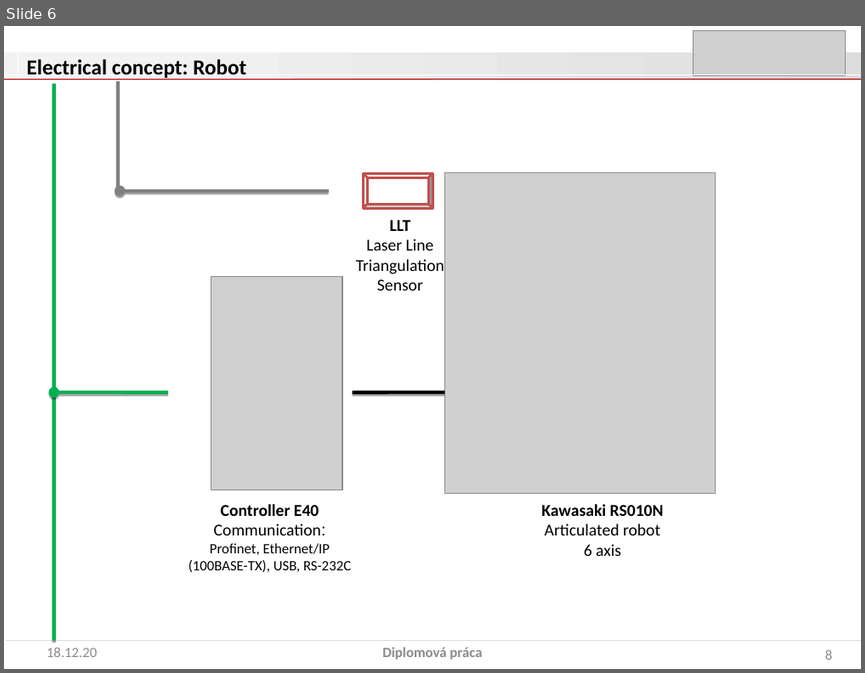
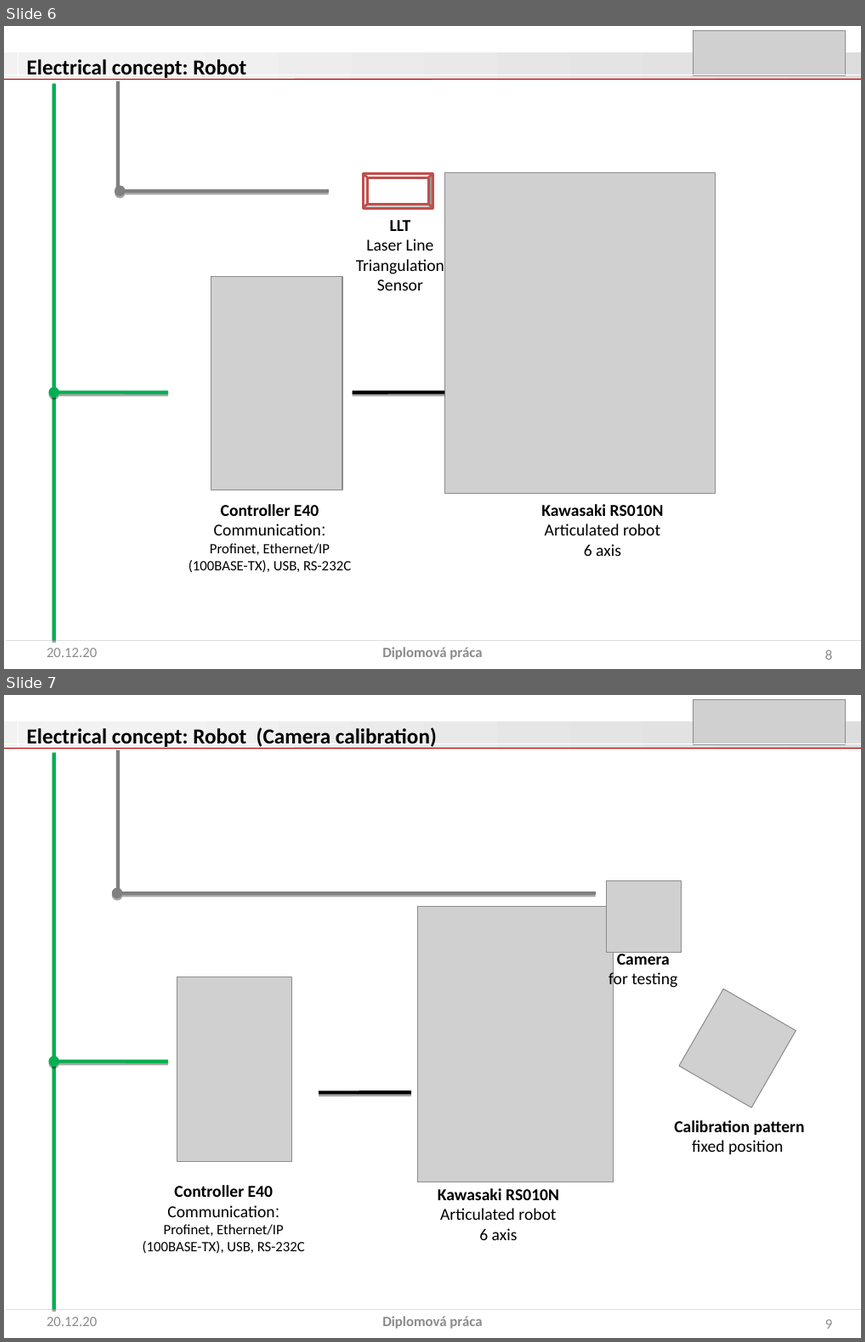
Before and after one commit to Patrik-654123/TSI_LI_Development, a slide deck: Elektricky_koncept_1.pptx. Shown one above the other, each under a label of ours: slide 6 before the commit, slides 6 and 7 after it. The pictures are 865x673 and 865x1342 pixels, drawn with LibreOffice and Linux fonts; fonts in the diff are those of the drawing; grey boxes stand for pictures. Boxes give left, top, right and bottom in pixels: in the first picture for what was removed or moved away, otherwise in the second. Text is boxed around its words. In the diff, an @@ line names an element or a change of style, - is before the commit and + after.

Commit message:
camera calibration slide

```diff
--- a/Elektricky_koncept_1.pptx
+++ b/Elektricky_koncept_1.pptx
@@ slide 7 added at bbox=[4, 695, 861, 1338], background #FFFFFF @@
@@ group added at bbox=[4, 699, 861, 750]: 3 lines, 1 rectangle, 1 picture @@
@@ text added at bbox=[27, 727, 437, 749], 18 pt, text #000000, bold @@
+Electrical concept: Robot (Camera calibration)
@@ line added from (53, 1310) to (53, 753), #00B050 3 pt @@
@@ line added from (118, 893) to (118, 750), #808080 3 pt @@
@@ arrow added from (596, 893) to (117, 893), #808080 3 pt @@
@@ picture added at bbox=[606, 881, 681, 952] @@
@@ picture added at bbox=[418, 906, 613, 1182] @@
@@ text added at bbox=[608, 950, 677, 989], 14 pt, text #000000 @@
+Camera
+for testing
@@ picture added at bbox=[177, 977, 291, 1162] @@
@@ picture added at bbox=[679, 988, 796, 1107] @@
@@ arrow added from (169, 1061) to (53, 1061), #00B050 3 pt @@
@@ line added from (411, 1093) to (318, 1093), #000000 3 pt @@
@@ text added at bbox=[674, 1120, 805, 1154], 14 pt, text #000000, bold @@
+Calibration pattern
+fixed position
@@ text added at bbox=[143, 1185, 305, 1253], 12 pt, text #000000 @@
+Controller E40
+Communication:
+Profinet, Ethernet/IP (100BASE-TX), USB, RS-232C
@@ text added at bbox=[438, 1188, 559, 1240], 14 pt, text #000000 @@
+Kawasaki RS010N
+Articulated robot
+6 axis
@@ line added from (861, 1310) to (6, 1310), #DDDDDD 0.75 pt @@
@@ text added at bbox=[46, 1316, 97, 1326], 12 pt, text #8C8C8C @@
+20.12.20
@@ text added at bbox=[382, 1315, 482, 1328], 12 pt, text #8C8C8C, bold @@
+Diplomová práca
@@ page number added at bbox=[825, 1319, 832, 1328], 12 pt, text #8C8C8C @@
+9
@@ slide 6 changed as well @@
@@ text at bbox=[46, 647, 97, 657]: text changed @@
-18.12.20
+20.12.20
```
Also in this commit, not shown: 8 other slides changed.
